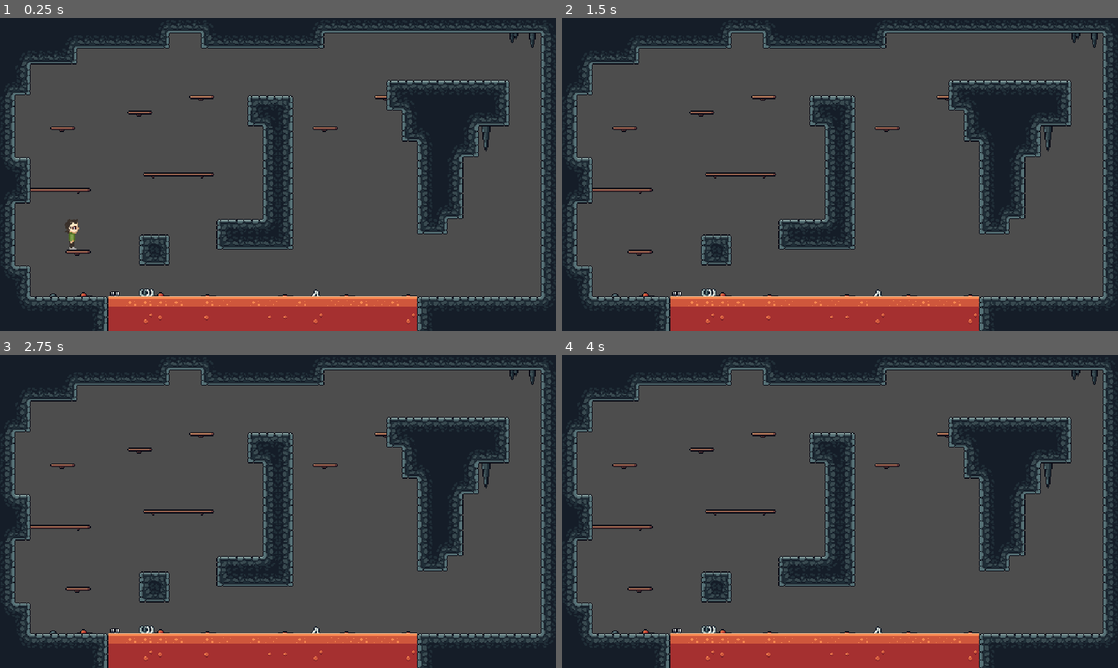
Above: before the commit, frames 1-4 (two rows, left to right).
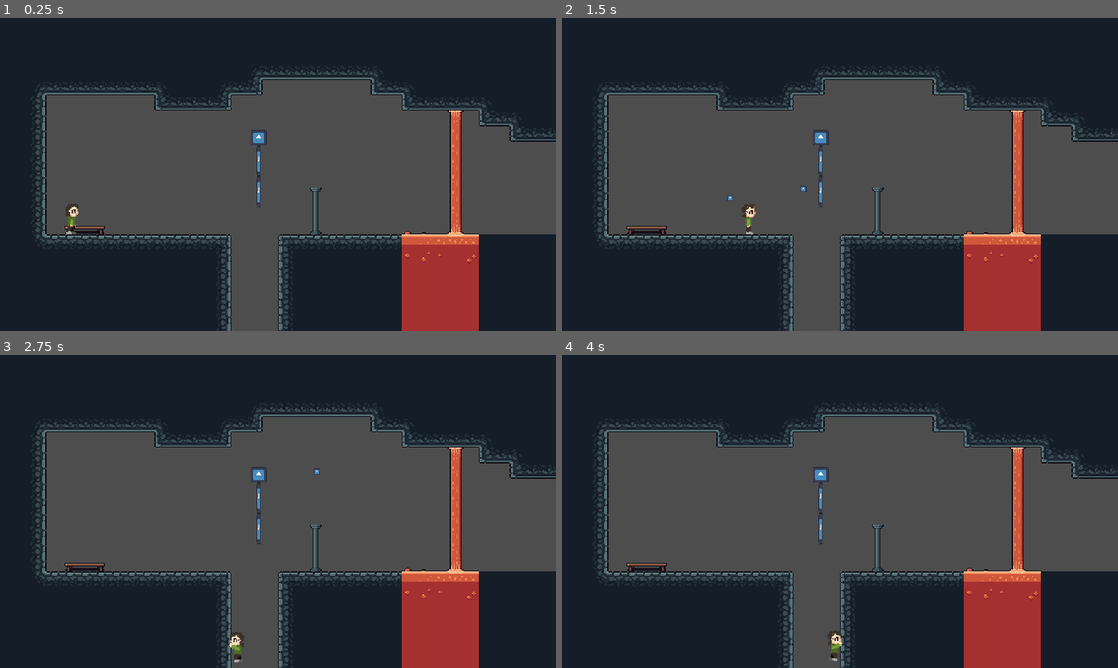
Above: after the commit, the same moments.

Repository: CarrotCake002/IOI_Game_Jam
Game: Godot game, scene res://scenes/game.tscn
Two runs of this game, one before a commit and one after it. Both use one fixed random seed, a clock stepped at 60 frames per second and the inputs below. Before the commit the project starts from res://scenes/level2_not_drained.tscn. The engine's default icon, where the game draws it, is replaced by a stand-in: a white triangle on a blue panel in a dark square.
Inputs (mouse positions are in pixels of both pictures, inside the frame that each line leads up to):
- Up to frame 1 (0.25 s): no input
- Up to frame 2 (1.5 s): tap Enter (ui_accept) at 0.5 s; move the mouse to (962, 158) at 0.52 s; press the mouse at (962, 158) at 0.53 s; hold D (Right) from 0.53 s (still down); tap Space (Jump) at 0.77 s; move the mouse to (728, 190) at 1.27 s; release the mouse at (728, 190) at 1.28 s; click (728, 190) at 1.35 s
- Up to frame 3 (2.75 s): tap Space (Jump) at 1.52 s; move the mouse to (333, 442) at 2.02 s; release D (Right) at 2.03 s; press the mouse at (333, 442) at 2.03 s; hold A (Left) from 2.03 s (still down)
- Up to frame 4 (4 s): move the mouse to (812, 574) at 2.77 s; release A (Left) at 2.78 s; release the mouse at (812, 574) at 2.78 s; hold D (Right) from 2.78 s (still down); click (812, 574) at 2.85 s; tap Space (Jump) at 3.02, 3.77 s; move the mouse to (1006, 558) at 3.52 s; press the mouse at (1006, 558) at 3.53 s

The runs differ from the first frame. In frame 1, 51% of the frame differs, in the area x 0-100%, y 1-100%; in frame 2, 51%; in frame 3, 51%; in frame 4, 51%.

Commit message:
ADD: spritesheet wwalk, idle, jump to slyna

Diff:
--- a/ioi_game_jam/project.godot
+++ b/ioi_game_jam/project.godot
@@ -11,7 +11,7 @@
 [application]
 
 config/name="IOI_Game_Jam"
-run/main_scene="res://scenes/level2_not_drained.tscn"
+run/main_scene="res://scenes/game.tscn"
 config/features=PackedStringArray("4.3", "Forward Plus")
 config/icon="res://icon.svg"
 
@@ -44,6 +44,12 @@
 , Object(InputEventKey,"resource_local_to_scene":false,"resource_name":"","device":-1,"window_id":0,"alt_pressed":false …(183 unchanged characters)…
 ]
 }
+Interact={
+"deadzone": 0.5,
+"events": [Object(InputEventKey,"resource_local_to_scene":false,"resource_name":"","device":-1,"window_id":0,"alt_pressed":false,"shift_pressed":false,"ctrl_pressed":false,"meta_pressed":false,"pressed":false,"keycode":0,"physical_keycode":69,"key_label":0,"unicode":101,"location":0,"echo":false,"script":null)
+, Object(InputEventKey,"resource_local_to_scene":false,"resource_name":"","device":-1,"window_id":0,"alt_pressed":false,"shift_pressed":false,"ctrl_pressed":false,"meta_pressed":false,"pressed":false,"keycode":0,"physical_keycode":70,"key_label":0,"unicode":102,"location":0,"echo":false,"script":null)
+]
+}
 shoot={
 "deadzone": 0.5,
 "events": [Object(InputEventMouseButton,"resource_local_to_scene":false,"resource_name":"","device":-1,"window_id":0,"a …(253 unchanged characters)…
--- a/ioi_game_jam/scenes/game.tscn
+++ b/ioi_game_jam/scenes/game.tscn
@@ -260,7 +260,7 @@
 sources/0 = SubResource("TileSetAtlasSource_mei4g")
 
 [sub_resource type="RectangleShape2D" id="RectangleShape2D_sepgn"]
-size = Vector2(12, 29)
+size = Vector2(10, 29)
 
 [sub_resource type="AtlasTexture" id="AtlasTexture_q6koe"]
 atlas = ExtResource("4_fvrx6")
@@ -273,22 +273,6 @@
 [sub_resource type="AtlasTexture" id="AtlasTexture_m576h"]
 atlas = ExtResource("6_pefw0")
 region = Rect2(0, 0, 19, 32)
-
-[sub_resource type="AtlasTexture" id="AtlasTexture_ayx5p"]
-atlas = ExtResource("7_ed3ui")
-region = Rect2(0, 0, 16, 32)
-
-[sub_resource type="AtlasTexture" id="AtlasTexture_x2jwy"]
-atlas = ExtResource("7_ed3ui")
-region = Rect2(16, 0, 16, 32)
-
-[sub_resource type="AtlasTexture" id="AtlasTexture_dwu6q"]
-atlas = ExtResource("7_ed3ui")
-region = Rect2(32, 0, 16, 32)
-
-[sub_resource type="AtlasTexture" id="AtlasTexture_ao401"]
-atlas = ExtResource("7_ed3ui")
-region = Rect2(48, 0, 16, 32)
 
 [sub_resource type="AtlasTexture" id="AtlasTexture_70qaq"]
 atlas = ExtResource("7_ed3ui")
@@ -330,23 +314,6 @@
 }],
 "loop": true,
 "name": &"jump",
-"speed": 5.0
-}, {
-"frames": [{
-"duration": 1.0,
-"texture": SubResource("AtlasTexture_ayx5p")
-}, {
-"duration": 1.0,
-"texture": SubResource("AtlasTexture_x2jwy")
-}, {
-"duration": 1.0,
-"texture": SubResource("AtlasTexture_dwu6q")
-}, {
-"duration": 1.0,
-"texture": SubResource("AtlasTexture_ao401")
-}],
-"loop": true,
-"name": &"walking_l",
 "speed": 5.0
 }, {
 "frames": [{
@@ -385,7 +352,7 @@
 script = ExtResource("2_lal28")
 
 [node name="CollisionShape2D" type="CollisionShape2D" parent="Slyna"]
-position = Vector2(76, 210.5)
+position = Vector2(75, 210.5)
 shape = SubResource("RectangleShape2D_sepgn")
 
 [node name="standing" type="Sprite2D" parent="Slyna"]
@@ -393,7 +360,7 @@
 [node name="AnimatedSprite2D" type="AnimatedSprite2D" parent="Slyna"]
 position = Vector2(75, 209)
 sprite_frames = SubResource("SpriteFrames_bim5h")
-animation = &"walking_r"
+animation = &"jump"
 autoplay = "walking_r"
 
 [node name="ChainDropTrigger" type="Area2D" parent="."]
--- a/ioi_game_jam/scripts/slyna.gd
+++ b/ioi_game_jam/scripts/slyna.gd
@@ -26,15 +26,25 @@
 	#set_collision_layer_value(1, false)
 	#set_collision_layer_value(2, true)
 
+@onready var animated_sprite_2d: AnimatedSprite2D = $AnimatedSprite2D
+
 func _physics_process(delta: float) -> void:
 
 	var direction: Vector2 = Vector2.ZERO
+
 	time_till_fire += delta
 	# Check for horizontal input
+
+	# Play walking animation if moving
+
 	if Input.is_action_pressed("Left"):  # Default "A" key
-		direction.x -= 1
+		direction.x = -1
+		animated_sprite_2d.flip_h = true
 	if Input.is_action_pressed("Right"):  # Default "D" key
-		direction.x += 1
+		direction.x = 1
+		animated_sprite_2d.flip_h = false
+
+
 	if Input.is_action_pressed("shoot") and release_shoot:
 		shoot()
 		time_till_fire = 0.0
@@ -43,7 +53,15 @@
 	if Input.is_action_just_released("shoot"):
 		release_shoot = true
 
+
 	velocity.x = direction.x * speed
+
+	if direction.x == 0:
+		animated_sprite_2d.play("idle")
+	elif not is_on_floor():
+		animated_sprite_2d.play("jump")
+	else:
+		animated_sprite_2d.play("walking_r")
 
 	# Apply gravity
 	if not is_on_floor() and not is_wall_sliding:
Not shown: 1 places in ioi_game_jam/scenes/game.tscn that only renumber resources
Not shown: 1 places in ioi_game_jam/scenes/water_particle.tscn that only renumber resources
